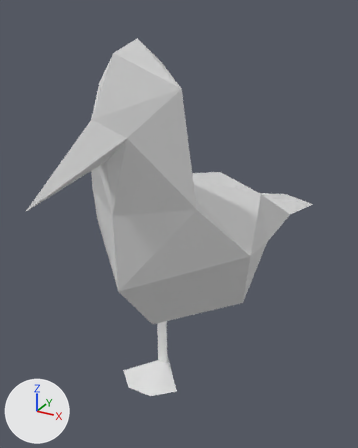
The Blender file geasul_3d_print.blend as it was, and as the next commit left it.
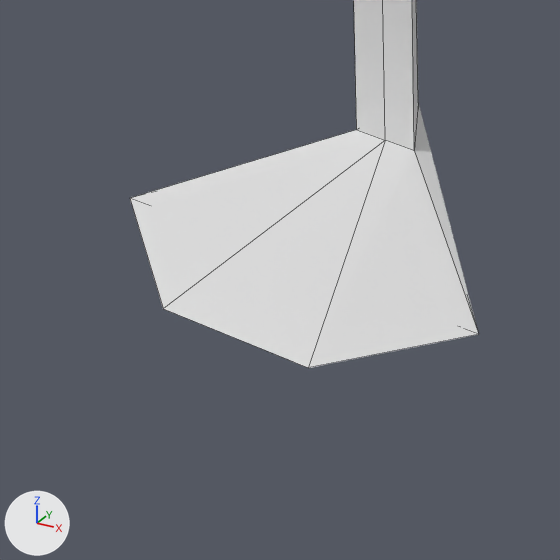
There are two pictures of each version: one whole from a camera (50 mm lens) standing at (79.6, -155.8, 96.6) and looking at (-12.7, 11.9, 12.8), one close up on the part from 29% to 53% of the width and 76% to 95% of the height. Arrows for +X, +Y and +Z are at lower left; the lights stay in place. The last two pictures show the newer version. The close-ups show mesh edges as thin lines.

In view in the first close-up: 'Geasul3DPrint_leg'.
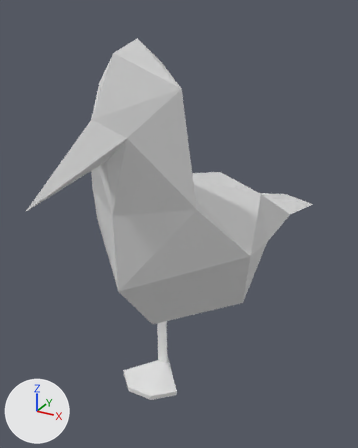
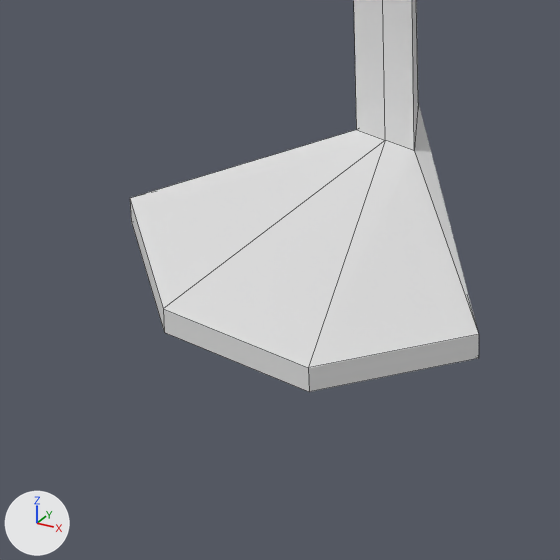
Location of each change, (x1, y1, x2, y2) in pixels of the close-ups (560 x 560 px):
'Geasul3DPrint_leg', reshaped: before (130, 0, 478, 368); after (130, 0, 479, 392)
part 1 of me_vert_005, built on: after (130, 200, 479, 392)

The edits, one by one:
me_vert_005 is used by ob_geasul3dprint_leg; location (0.0, 0.0, 0.0).
me_vert_005 had 25 vertices, 24 faces and spanned x -30.0..-2.1, y -17.2..7.0, z -55.8..0.6.
me_vert_005 now has 30 vertices, 29 faces and spans x -30.0..-2.1, y -17.2..7.0, z -57.8..0.6.
Part 1, on me_vert_005:
2 faces are deleted.
5 new vertices lie (0.0, 0.0, -2.0) away from vertices in x -30.0..-2.1, y -17.2..7.0, z -55.8.
7 new faces join them.
